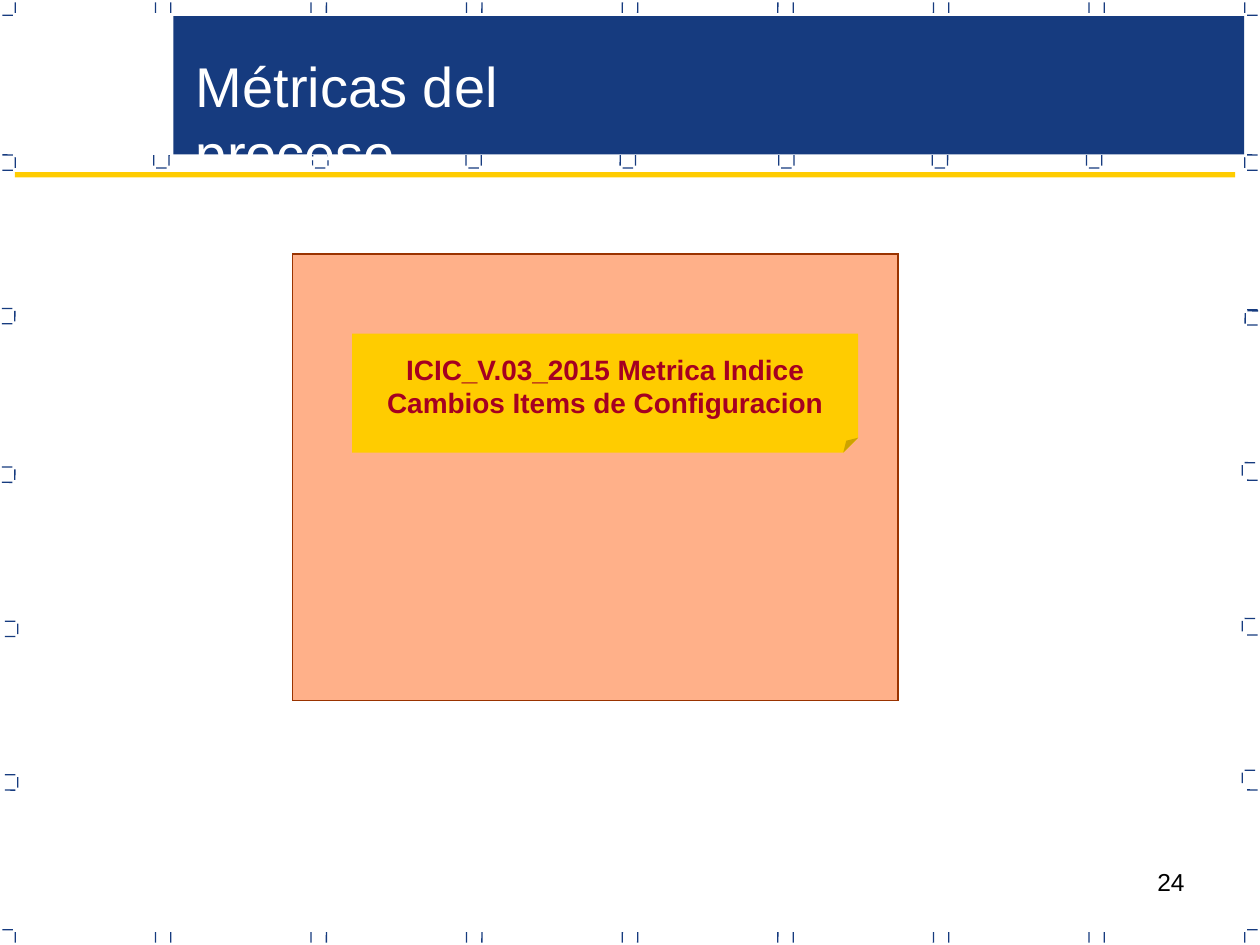
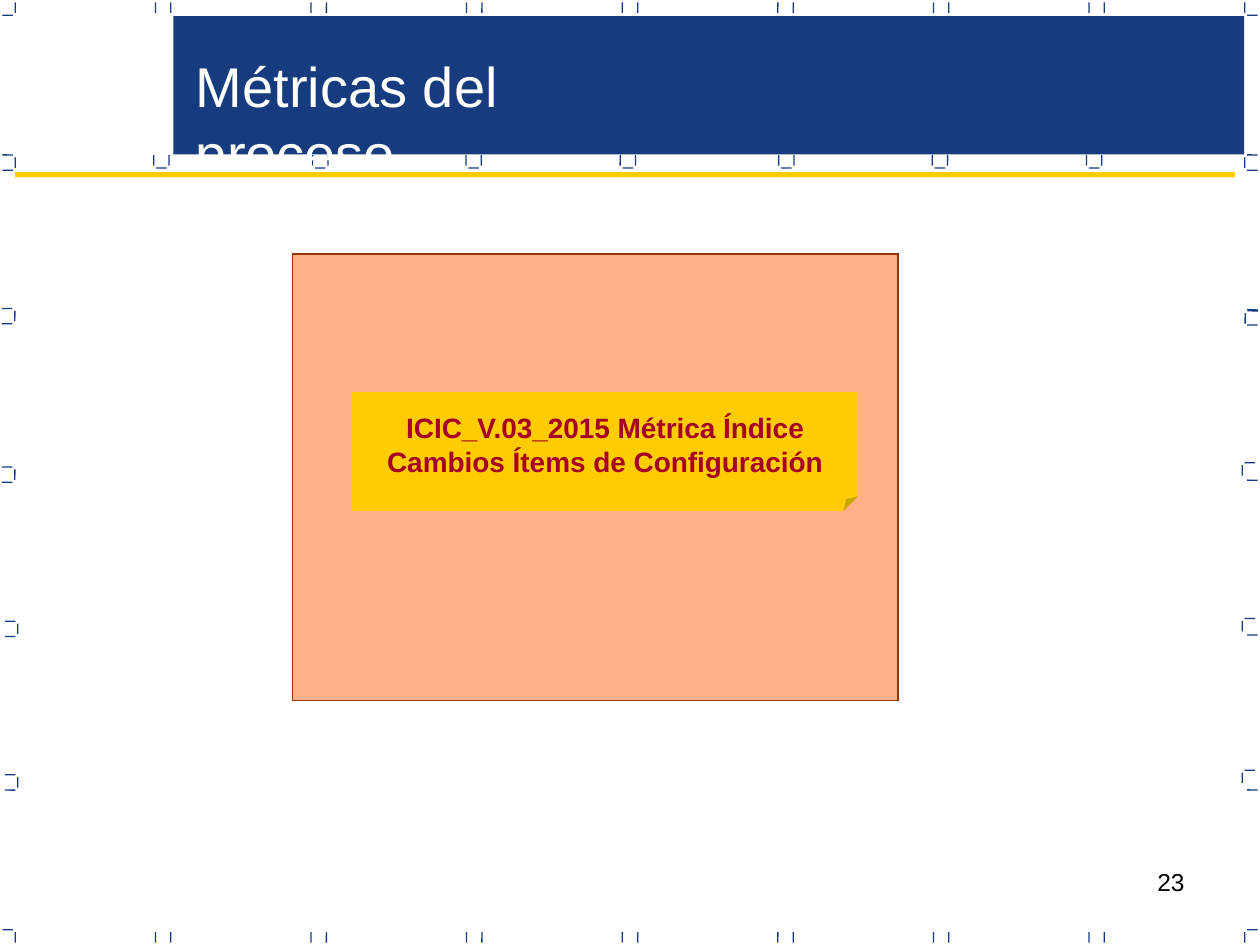
Before and after one commit to CreativeCheeseGame/BoundPhysic, a slide deck: slide 23 of Area de Proceso Gestion Configuracion/PGC_V0.3_2015 Proceso de Gestion de Configuracion.pptx (slide 24 before the commit). Drawn at 1260x945 pixels with LibreOffice and Linux fonts; fonts in the diff are those of the drawing. Boxes give left, top, right and bottom in pixels: in the first picture for what was removed or moved away, otherwise in the second. Text is boxed around its words. In the diff, an @@ line names an element or a change of style, - is before the commit and + after.

```diff
--- a/Area de Proceso Gestion Configuracion/PGC_V0.3_2015 Proceso de Gestion de Configuracion.pptx
+++ b/Area de Proceso Gestion Configuracion/PGC_V0.3_2015 Proceso de Gestion de Configuracion.pptx
@@ folded corner "ICIC_V.03_2015 Métrica Índice Cambios Ítems ..." moved from (x1=353, y1=334, x2=859, y2=452) to (x1=353, y1=392, x2=859, y2=510) @@
@@ text in folded corner at (x1=387, y1=416, x2=823, y2=477): text changed @@
-ICIC_V.03_2015 Metrica Indice Cambios Items de Configuracion
+ICIC_V.03_2015 Métrica Índice Cambios Ítems de Configuración
@@ page number at (x1=1157, y1=874, x2=1184, y2=892): text changed @@
-24
+23
```
Also in this commit, not shown: 9 other slides changed, 2 slides removed.
